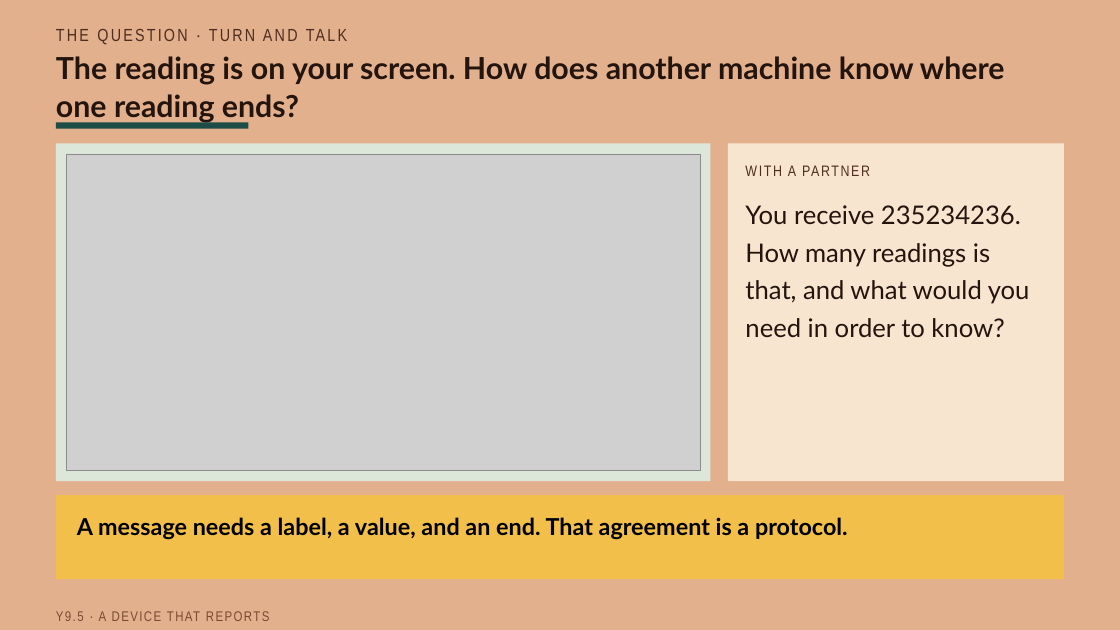
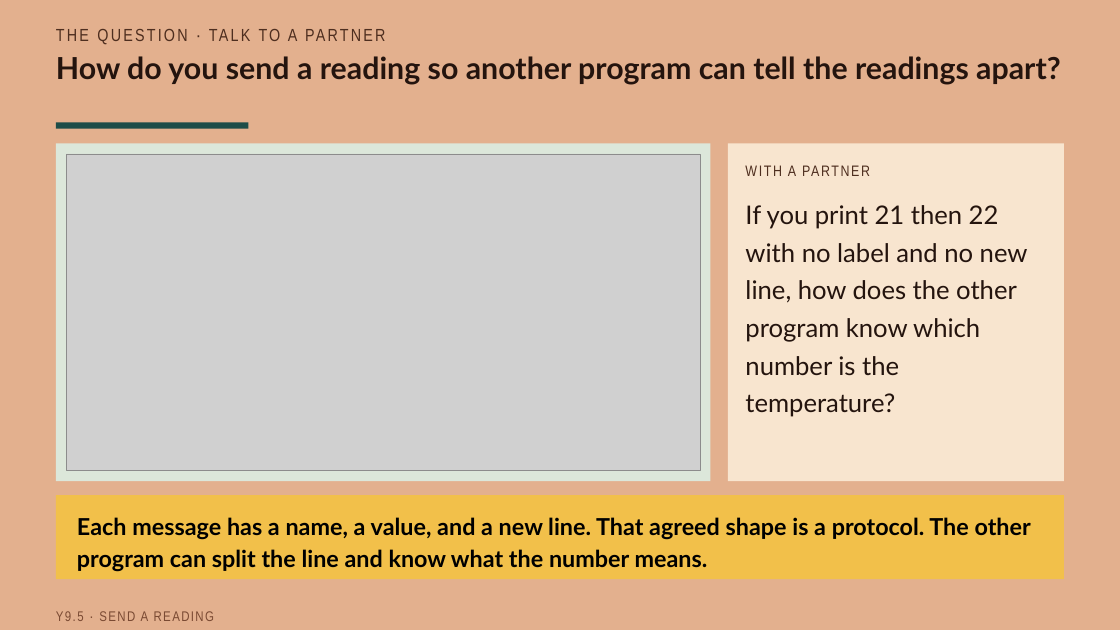
Before and after one commit to beatsaway/luacslides, a slide deck: slide 3 of v2027/Y9-5-A-device-that-reports.pptx. Drawn at 1120x630 pixels with LibreOffice and Linux fonts; fonts in the diff are those of the drawing; grey boxes stand for pictures. Boxes give left, top, right and bottom in pixels: in the first picture for what was removed or moved away, otherwise in the second. Text is boxed around its words. In the diff, an @@ line names an element or a change of style, - is before the commit and + after.

```diff
--- a/v2027/Y9-5-A-device-that-reports.pptx
+++ b/v2027/Y9-5-A-device-that-reports.pptx
@@ text at [288,29,298,41]: text changed @@
-THE QUESTION · TURN AND TALK
+THE QUESTION · TALK TO A PARTNER
@@ text at [56,56,1061,84]: text changed @@
-The reading is on your screen. How does another machine know where one reading ends?
+How do you send a reading so another program can tell the readings apart?
@@ text at [745,205,1028,417]: text changed @@
-You receive 235234236. How many readings is that, and what would you need in order to know?
+If you print 21 then 22 with no label and no new line, how does the other program know which number is the temperature?
@@ text at [77,517,1031,572]: text changed @@
-A message needs a label, a value, and an end. That agreement is a protocol.
+Each message has a name, a value, and a new line. That agreed shape is a protocol. The other program can split the line and know what the number means.
@@ text at [56,611,215,621]: text changed @@
-Y9.5 · A DEVICE THAT REPORTS
+Y9.5 · SEND A READING
```
Also in this commit, not shown: 11 other slides changed, 34 other files.
